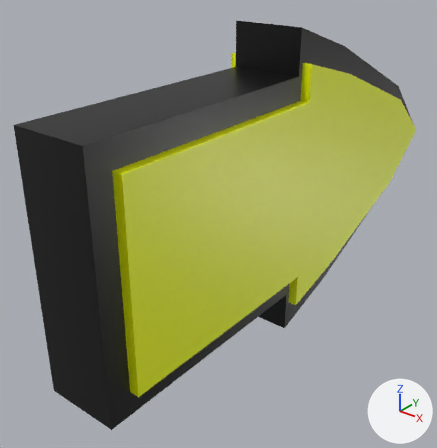
An edit to the FBX model Assets/Resources/Models/Stage Objects/Halloween/Arrow.fbx, drawn before and after from the same camera.
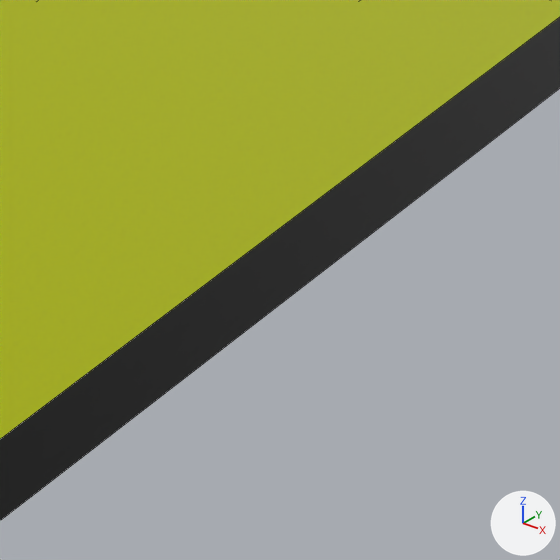
Each version appears first whole from a 50 mm lens placed at (1.937, -2.353, 1.409), pointed at (-0.203, 0.322, -0.249), and next in a close-up on the part from 39% to 57% of the width and 70% to 87% of the height. Arrows for +X, +Y and +Z are at lower right; the lights stay in place. The close-ups show mesh edges as thin lines. Where no turn or scale is listed for an object, it has been applied to the vertices.
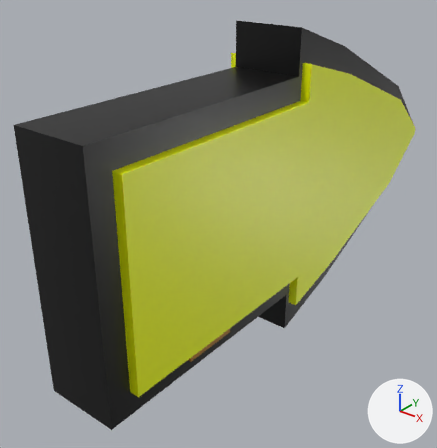
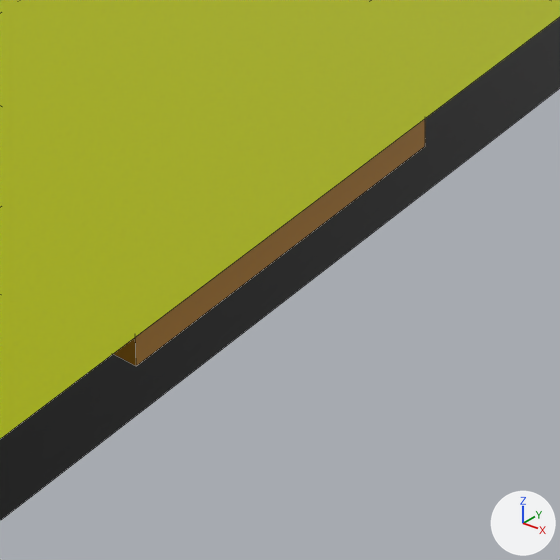
The newer file is also turned or shifted as a whole; pictures and numbers use the older file's frame.

Location of each change, (x1, y1, x2, y2) in pixels of the close-ups (560 x 560 px; the box of a moved part takes in the faces that stretch with it):
part 1 of me_cube_002, moved or reshaped (not visible before): after (114, 119, 425, 366)

The change, as a diff of the scene's bpy script:
```diff
--- a/Assets/Resources/Models/Stage Objects/Halloween/Arrow.fbx.py
+++ b/Assets/Resources/Models/Stage Objects/Halloween/Arrow.fbx.py
@@ me_cube_002 @@
 me_cube_002.from_pydata(...)  # 80 vertices, 74 faces; spans x -0.27..0.27, y -0.84..2.44, z 0.47..2.38
 # used by ob_cube_002; location = (0.0, -0.1595, -1.4265)
+# me_cube_002 part 1: the loose piece of 8 vertices spanning x -0.1..0.1, y -0.17..0.17, z 0.83..1.0 is moved by (0.16, -0.16, 0.0)
 me_cube_002.materials.append(mat_material)
```
